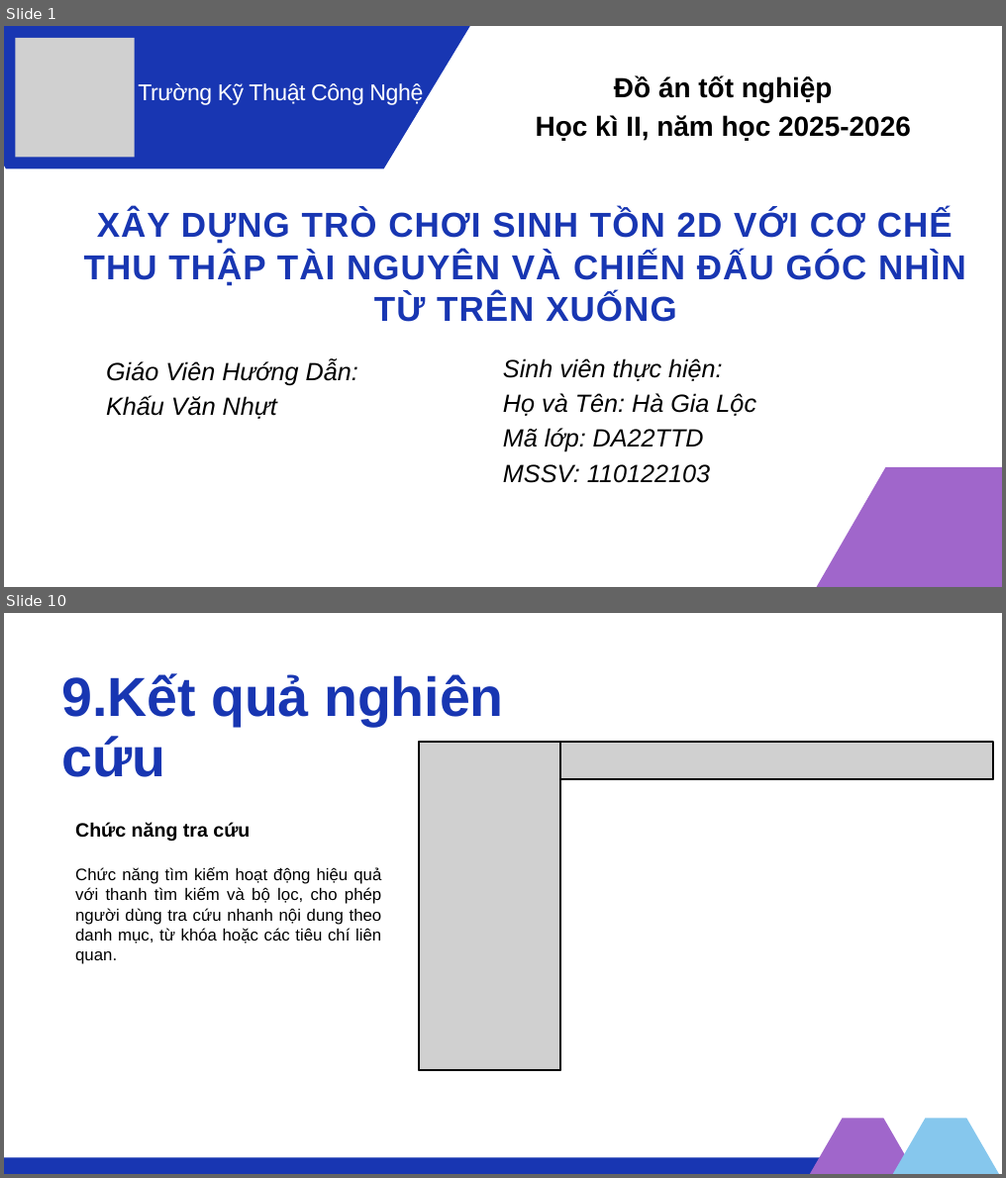
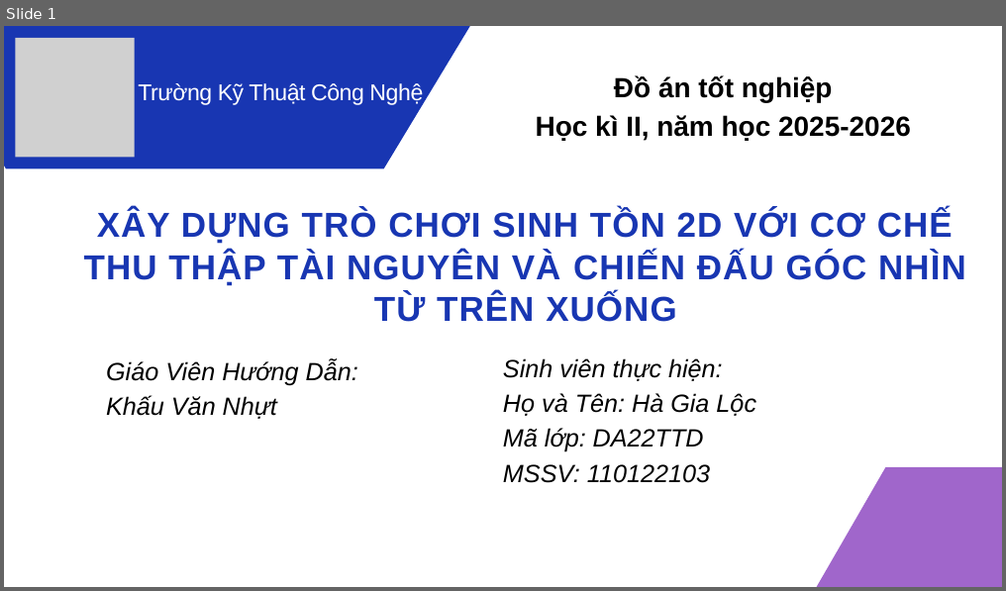
Before and after one commit to HaGiaLoc/tn-da22ttd-110122103-hagialoc-xaydungtrochoisinhton2d, a slide deck: thesis/abs/tn_slide.pptx. Shown one above the other, each under a label of ours: slides 1 and 10 before the commit, slide 1 after it; the slides between them are not shown. The pictures are 1006x1178 and 1006x591 pixels, drawn with LibreOffice and Linux fonts; fonts in the diff are those of the drawing; grey boxes stand for pictures. Boxes give left, top, right and bottom in pixels: in the first picture for what was removed or moved away, otherwise in the second. Text is boxed around its words. In the diff, an @@ line names an element or a change of style, - is before the commit and + after.

```diff
--- a/thesis/abs/tn_slide.pptx
+++ b/thesis/abs/tn_slide.pptx
@@ slide 10 removed at [4,613,1002,1174], background #FFFFFF @@
@@ text removed at [61,673,504,777] @@
-9.Kết quả nghiên cứu
@@ picture removed at [419,742,560,1071] @@
@@ rectangle removed at [419,742,560,1071] @@
@@ picture removed at [560,742,993,779] @@
@@ rectangle removed at [560,742,993,779] @@
@@ text removed at [75,822,382,964] @@
-Chức năng tra cứu
-Chức năng tìm kiếm hoạt động hiệu quả với thanh tìm kiếm và bộ lọc, cho phép người dùng tra cứu nhanh nội dung theo danh mục, từ khóa hoặc các tiêu chí liên quan.
@@ freeform shape removed at [775,1118,949,1174] @@
@@ freeform shape removed at [858,1118,1002,1174] @@
@@ rectangle removed at [4,1157,902,1174] @@
```
Also in this commit, not shown: 9 slides changed, 6 slides added, 8 other slides removed.
